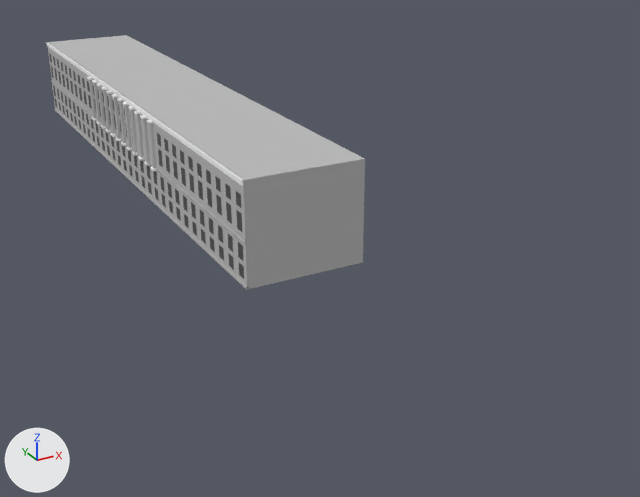
What one commit did to the glTF model public/assets/square/kit.glb.
Camera for both pictures: a camera (50 mm lens) standing at (53.1, -370.2, 69.9) and looking at (137.3, -217.1, -6.6). Lighting does not change. The marker at lower left points along +X, +Y and +Z. The picture after the commit comes second.

Objects in the first picture: 'el:hq-east'.
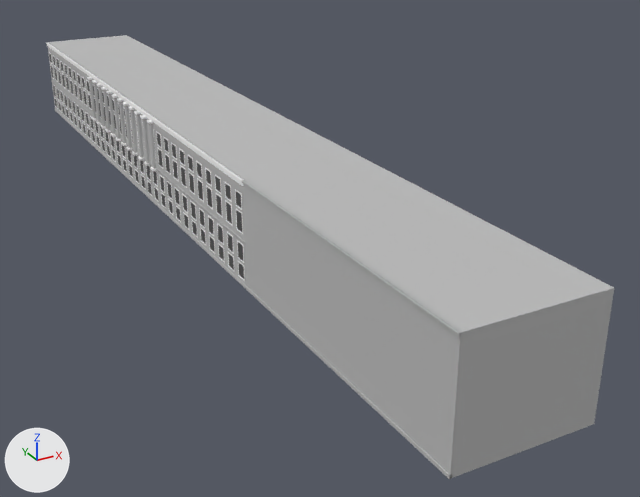
Location of each change, [x1, y1, x2, y2] in pixels of the pictures (640 x 497 px):
'el:gs-junction', added
    after: [242, 159, 614, 479]

The change, as a list of edits to the scene's bpy script:
```text
Add mat_hq_massing_001:
    mat_hq_massing_001 = principled_material('hq-massing.001')
    mat_hq_massing_001.base_color = (0.5, 0.5, 0.5)  # grey #bcbcbc
    mat_hq_massing_001.roughness = 0.9
Add me_el_gs_junction:
    me_el_gs_junction.from_pydata(...)  # a box spanning x 110.0..134.0, y -300.0..-240.0, z 0.0..20.5; a box spanning x 109.8..110.3, y -300.0..-240.0, z 0.0..0.6; a box spanning x 109.7..110.2, y -300.0..-240.0, z 20.1..20.5
    me_el_gs_junction.materials.append(mat_hq_massing_001)  # grey #bcbcbc
Add ob_el_gs_junction:
    ob_el_gs_junction = bpy.data.objects.new('el:gs-junction', me_el_gs_junction)
    ob_el_gs_junction.location = (0.0, 0.0, 0.0)
```
